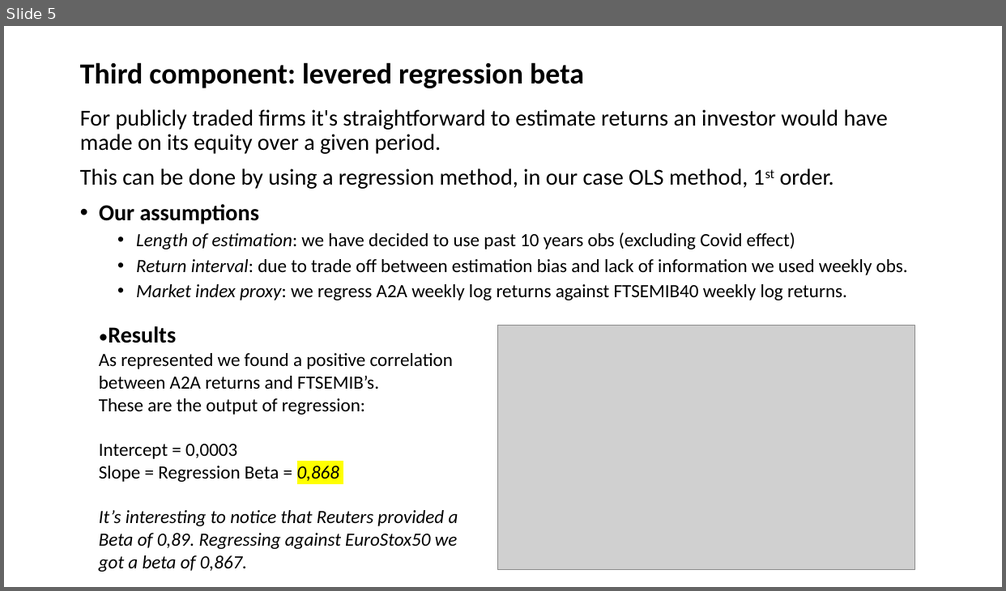
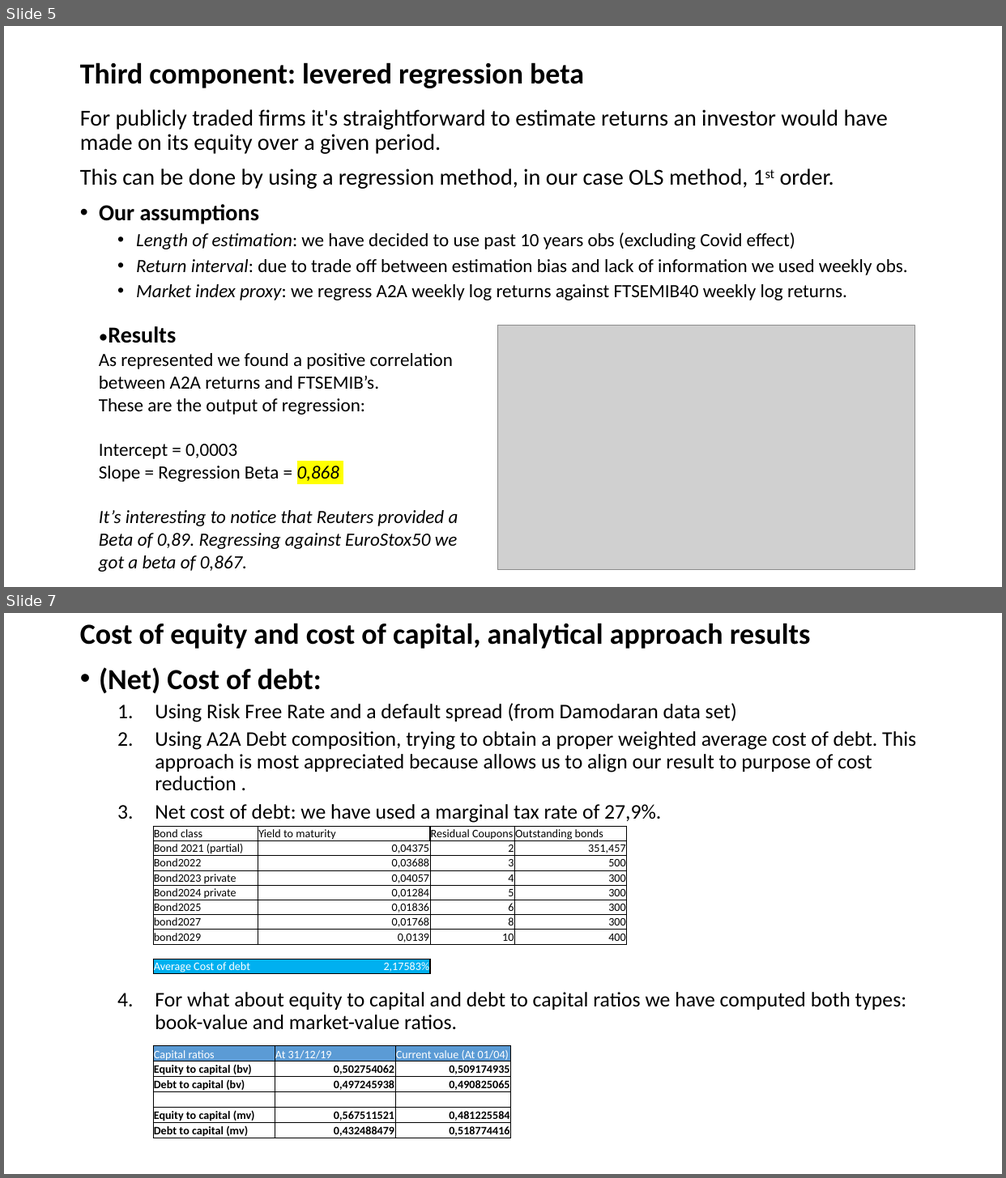
Before and after one commit to simonelucchesi/Corporate-project-, a slide deck: Project/Slides/A2A Wacc.pptx. Shown one above the other, each under a label of ours: slide 5 before the commit, slides 5 and 7 after it; the slides between them are not shown. The pictures are 1006x591 and 1006x1178 pixels, drawn with LibreOffice and Linux fonts; fonts in the diff are those of the drawing; grey boxes stand for pictures. Boxes give left, top, right and bottom in pixels: in the first picture for what was removed or moved away, otherwise in the second. Text is boxed around its words. In the diff, an @@ line names an element or a change of style, - is before the commit and + after.

```diff
--- a/Project/Slides/A2A Wacc.pptx
+++ b/Project/Slides/A2A Wacc.pptx
@@ slide 7 added at box(4, 613, 1002, 1174), background #FFFFFF @@
@@ title added at box(80, 623, 811, 649), 28 pt, text #000000, bold @@
+Cost of equity and cost of capital, analytical approach results
@@ text added at box(99, 667, 916, 1030), 20 pt, text #000000 @@
+• (Net) Cost of debt:
+  1. Using Risk Free Rate and a default spread (from Damodaran data set)
+  2. Using A2A Debt composition, trying to obtain a proper weighted average cost of debt. This approach is most appreciated because allows us to align our result to purpose of cost reduction .
+  3. Net cost of debt: we have used a marginal tax rate of 27,9%.
+  4. For what about equity to capital and debt to capital ratios we have computed both types: book-value and market-value ratios.
@@ table added at box(153, 826, 627, 977), 10 rows, 4 columns @@
+Bond class | Yield to maturity | Residual Coupons | Outstanding bonds
+Bond 2021 (partial) | 0,04375 | 2 | 351,457
+Bond2022 | 0,03688 | 3 | 500
+Bond2023 private | 0,04057 | 4 | 300
+Bond2024 private | 0,01284 | 5 | 300
+Bond2025 | 0,01836 | 6 | 300
+bond2027 | 0,01768 | 8 | 300
+bond2029 | 0,0139 | 10 | 400
+ |  |  | 
+Average Cost of debt | 2,17583% |  | 
@@ table added at box(153, 1046, 510, 1140), 6 rows, 3 columns @@
+Capital ratios | At 31/12/19 | Current value (At 01/04)
+Equity to capital (bv) | 0,502754062 | 0,509174935
+Debt to capital (bv) | 0,497245938 | 0,490825065
+ |  | 
+Equity to capital (mv) | 0,567511521 | 0,481225584
+Debt to capital (mv) | 0,432488479 | 0,518774416
```
Also in this commit, not shown: 1 slide changed, 1 other slide added.
